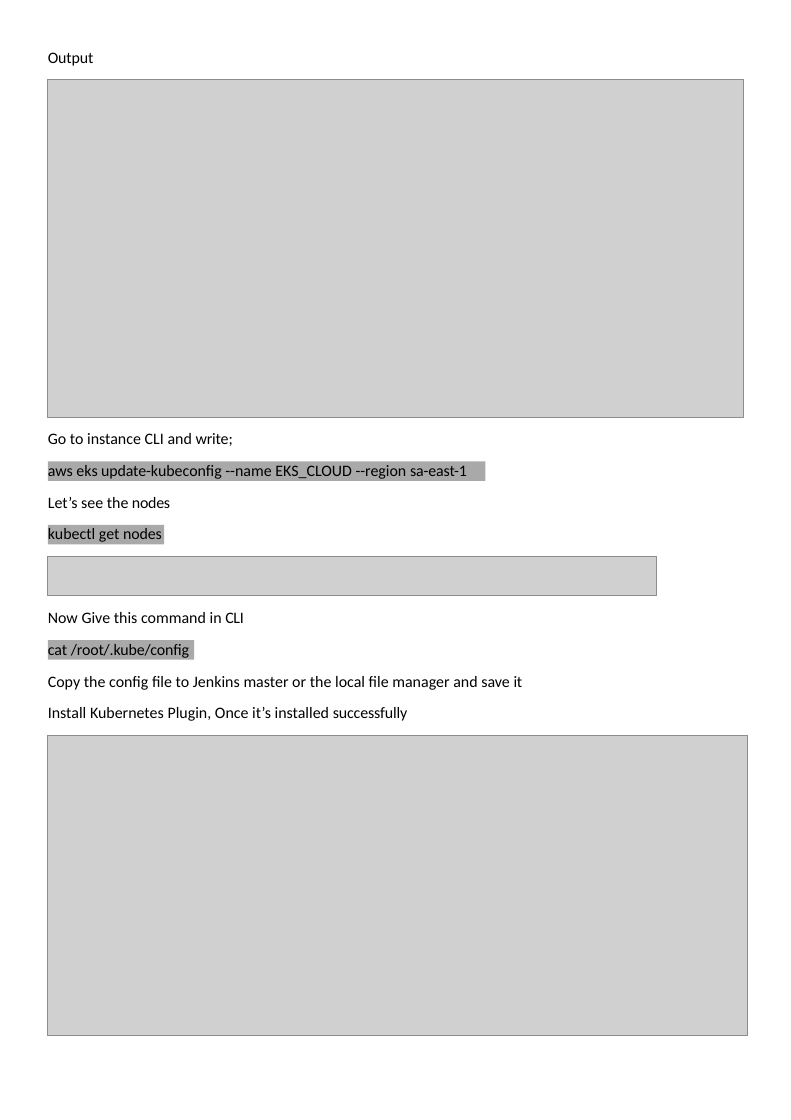
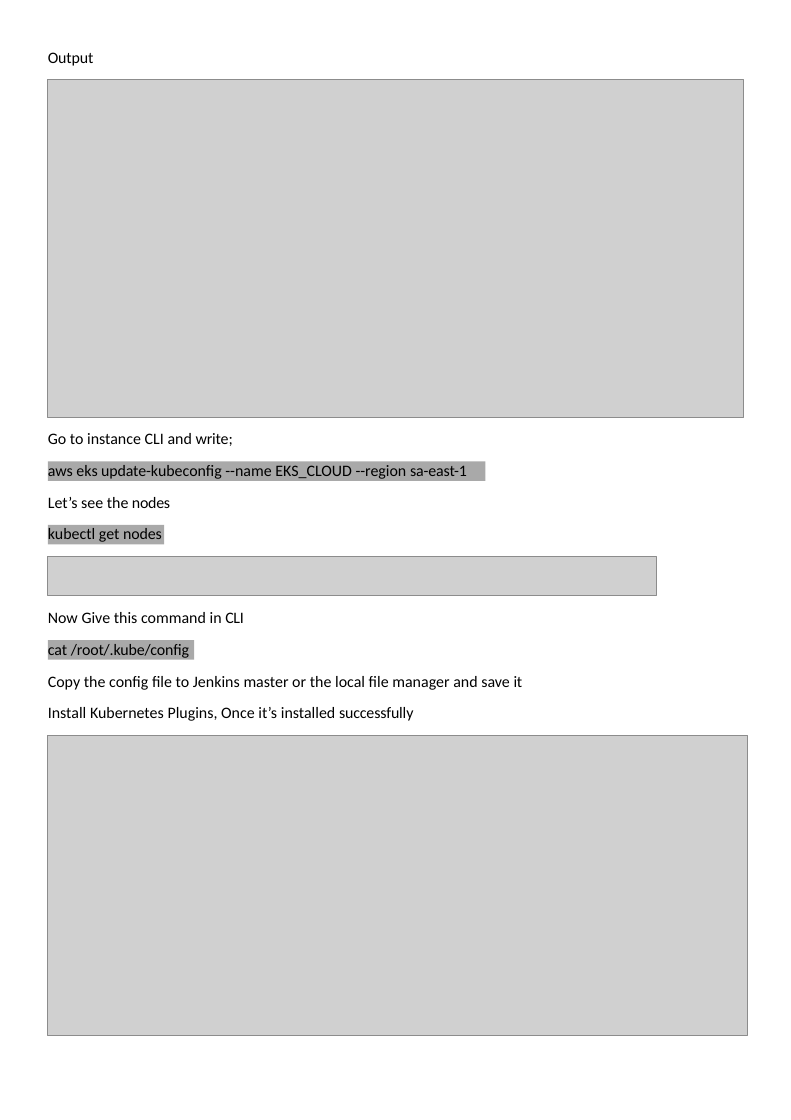
Before and after one commit to Sanket-1996/DevSecOps-CI-CD-Hotstar-Clone, a slide deck: slide 21 of DevSecOps-CI-CD-Hotstar-Clone.pptx. Drawn at 791x1120 pixels with LibreOffice and Linux fonts; fonts in the diff are those of the drawing; grey boxes stand for pictures. Boxes give left, top, right and bottom in pixels: in the first picture for what was removed or moved away, otherwise in the second. Text is boxed around its words. In the diff, an @@ line names an element or a change of style, - is before the commit and + after.

```diff
--- a/DevSecOps-CI-CD-Hotstar-Clone.pptx
+++ b/DevSecOps-CI-CD-Hotstar-Clone.pptx
@@ text at (48, 707, 413, 721): text changed @@
-Install Kubernetes Plugin, Once it’s installed successfully
+Install Kubernetes Plugins, Once it’s installed successfully
```
